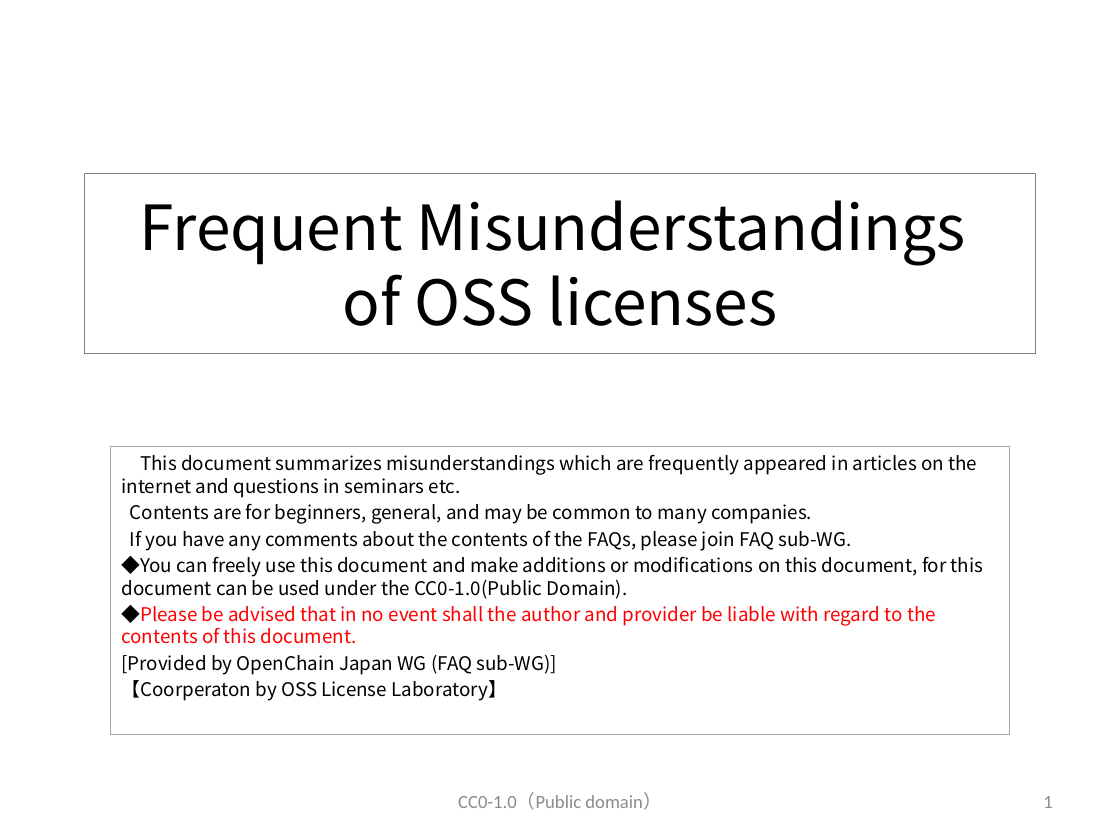
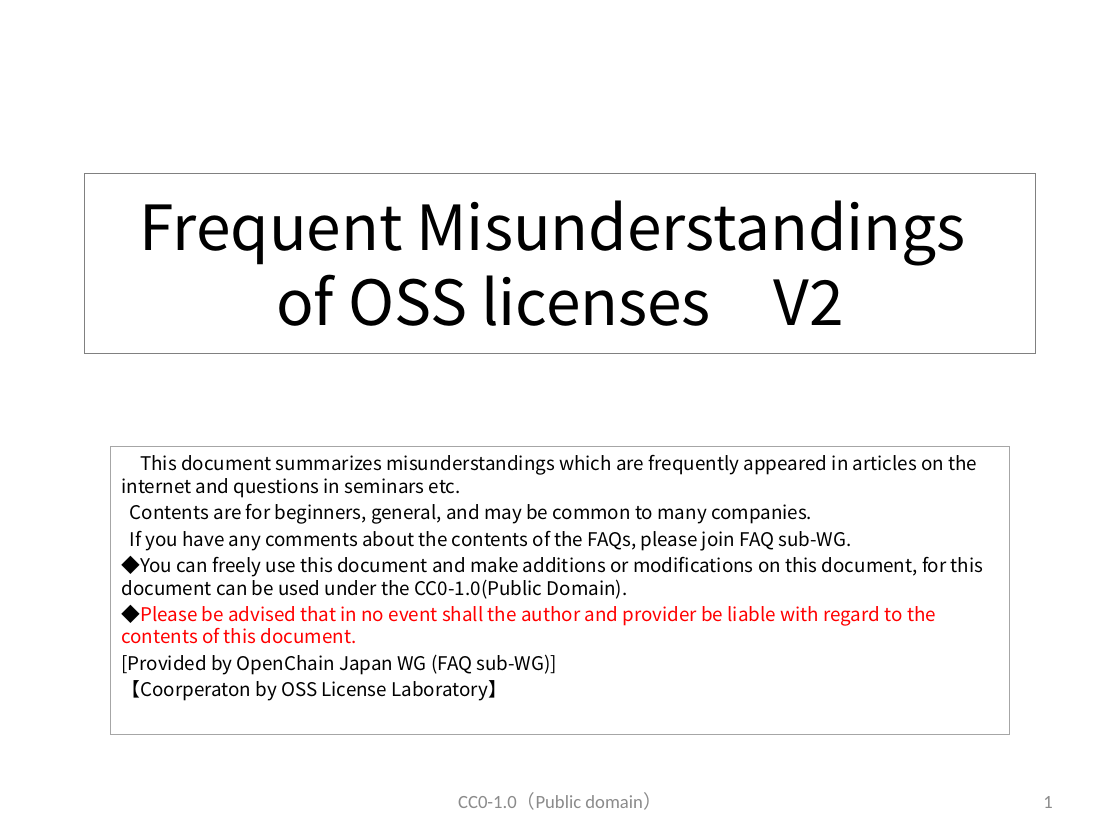
Before and after one commit to OpenChain-Project/OpenChain-JWG, a slide deck: slide 1 of Education_Material/FAQ/Misunderstandings_of_OSS_licenses_CC0.pptx. Drawn at 1120x840 pixels with LibreOffice and Linux fonts; fonts in the diff are those of the drawing. Boxes give left, top, right and bottom in pixels: in the first picture for what was removed or moved away, otherwise in the second. Text is boxed around its words. In the diff, an @@ line names an element or a change of style, - is before the commit and + after.

```diff
--- a/Education_Material/FAQ/Misunderstandings_of_OSS_licenses_CC0.pptx
+++ b/Education_Material/FAQ/Misunderstandings_of_OSS_licenses_CC0.pptx
@@ title at (x1=140, y1=200, x2=966, y2=326): text changed @@
-Frequent Misunderstandings
-of OSS licenses
+Frequent Misunderstandings
+of OSS licenses V2
```
